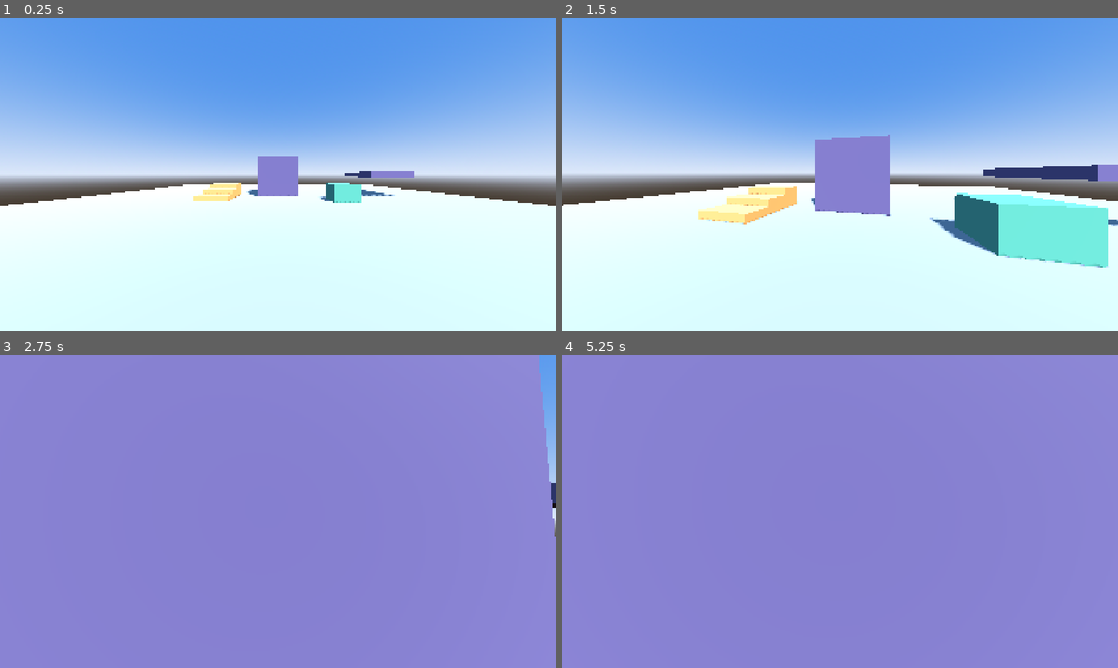
Above: before the commit, frames 1-4 (two rows, left to right).
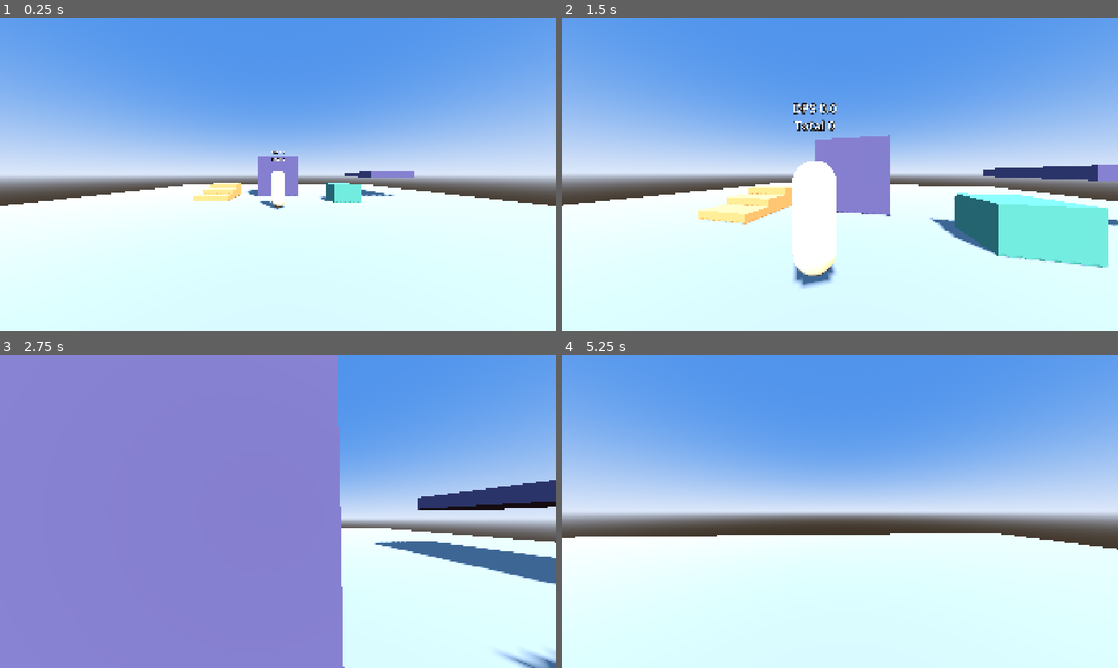
Above: after the commit, the same moments.

Repository: VSennaa/DynMagic
Game: Godot game, scene res://scenes/sandbox/sandbox.tscn
Two runs of this game, one before a commit and one after it. Both use one fixed random seed, a clock stepped at 60 frames per second and the inputs below.
Inputs (mouse positions are in pixels of both pictures, inside the frame that each line leads up to):
- Up to frame 1 (0.25 s): no input
- Up to frame 2 (1.5 s): tap Enter at 0.5 s; move the mouse to (867, 174) at 0.52 s; hold W (move_forward) from 0.53 s (still down); click (867, 174) at 0.6 s; tap Space (jump) at 0.77, 1.07 s; move the mouse to (812, 174) at 1.27 s; click (812, 174) at 1.35 s
- Up to frame 3 (2.75 s): keep holding W (move_forward); tap Space (jump) at 1.52, 1.82 s; move the mouse to (289, 505) at 2.02 s; hold Ctrl (crouch) from 2.03 s (still down); click (289, 505) at 2.3 s
- Up to frame 4 (5.25 s): keep holding W (move_forward); move the mouse to (834, 517) at 2.77 s; release Ctrl (crouch) at 2.78 s; right-click (834, 517) at 2.85 s; tap Space (jump) at 3.02, 3.32, 3.77, 4.07, 4.52, 4.82 s; click (834, 517) at 3.05 s; move the mouse to (878, 514) at 3.52 s; tap Tab (scoreboard) at 3.6 s; click (878, 514) at 3.8 s; move the mouse to (795, 508) at 4.27 s; tap Q (slot_1) at 4.35 s; click (795, 508) at 4.55 s; move the mouse to (845, 511) at 5.02 s; tap E (slot_2) at 5.1 s

The runs differ from the first frame. In frame 1, 0.3% of the frame differs, in the area x 46-52%, y 42-62%; in frame 2, 2.8%; in frame 3, 38%; in frame 4, 100%, in the area x 0-100%, y 0-100%.

Commit message:
feat(spells): Bolt projectile, spell caster and training dummy
SpellCaster spawns the spell scene at the cast origin aimed at the crosshair. Projectiles ray-step each physics tick and hit nodes in the damageable group. The sandbox dummy shows damage numbers and DPS.

Co-Authored-By: Claude Opus 5.5 <noreply@anthropic.com>

Diff:
--- a/data/spells/projectile_direct.tres
+++ b/data/spells/projectile_direct.tres
@@ -1,6 +1,7 @@
-[gd_resource type="Resource" script_class="SpellBase" load_steps=2 format=3]
+[gd_resource type="Resource" script_class="SpellBase" load_steps=3 format=3]
 
 [ext_resource type="Script" path="res://data/spell_base.gd" id="1_base"]
+[ext_resource type="PackedScene" path="res://scenes/spells/bolt.tscn" id="2_scene"]
 
 [resource]
 script = ExtResource("1_base")
@@ -8,6 +9,7 @@
 effect = &"direct"
 display_name = "Seta"
 cast_mode = 0
+scene = ExtResource("2_scene")
 damage = 16.0
 mana_cost = 12.0
 cooldown = 0.35
--- a/scenes/player/player.gd
+++ b/scenes/player/player.gd
@@ -38,6 +38,7 @@
 	_camera.current = is_local
 	_camera.fov = Settings.fov
 	Settings.changed.connect(_on_settings_changed)
+	add_to_group(&"damageable")
 	composer.read_input = is_local
 	composer.validator = _validate_cast
 	composer.cast_requested.connect(_on_cast_requested)
@@ -162,6 +163,13 @@
 
 
 
+## Entry point for spell damage (group "damageable"). Host-only in multiplayer.
+func receive_hit(amount: float, spell: ResolvedSpell, _source: Node) -> void:
+	stats.take_damage(amount)
+	if spell != null and spell.status_id != &"" and bool(spell.param(&"applies_status", false)):
+		stats.apply_status(spell.status_id, spell.status_duration)
+
+
 func _validate_cast(spell: ResolvedSpell) -> StringName:
 	if stats.is_dead:
 		return &"dead"
--- a/scenes/player/player.tscn
+++ b/scenes/player/player.tscn
@@ -1,8 +1,9 @@
-[gd_scene load_steps=5 format=3]
+[gd_scene load_steps=6 format=3]
 
 [ext_resource type="Script" path="res://scenes/player/player.gd" id="1_player"]
 [ext_resource type="Script" path="res://scenes/player/stats.gd" id="2_stats"]
 [ext_resource type="Script" path="res://scenes/player/spell_composer.gd" id="3_composer"]
+[ext_resource type="Script" path="res://scenes/player/spell_caster.gd" id="4_caster"]
 
 [sub_resource type="CapsuleShape3D" id="CapsuleShape3D_body"]
 resource_local_to_scene = true
@@ -32,3 +33,6 @@
 
 [node name="SpellComposer" type="Node" parent="."]
 script = ExtResource("3_composer")
+
+[node name="SpellCaster" type="Node" parent="."]
+script = ExtResource("4_caster")
--- /dev/null
+++ b/scenes/player/spell_caster.gd
@@ -0,0 +1,41 @@
+class_name SpellCaster
+extends Node
+## Spawns the scene of each cast spell at the player's cast origin, aimed at the crosshair.
+
+const AIM_DISTANCE: float = 100.0
+
+@export var player: Player
+
+
+func _ready() -> void:
+	if player == null:
+		player = get_parent() as Player
+	player.spell_cast.connect(_on_spell_cast)
+
+
+## Point under the crosshair: first hit of a ray from the camera, or AIM_DISTANCE ahead.
+func aim_point() -> Vector3:
+	var camera: Camera3D = player.get_aim_camera()
+	var from: Vector3 = camera.global_position
+	var to: Vector3 = from - camera.global_basis.z * AIM_DISTANCE
+	var query: PhysicsRayQueryParameters3D = PhysicsRayQueryParameters3D.create(from, to)
+	query.exclude = [player.get_rid()]
+	var result: Dictionary = player.get_world_3d().direct_space_state.intersect_ray(query)
+	return result["position"] if not result.is_empty() else to
+
+
+func _on_spell_cast(spell: ResolvedSpell) -> void:
+	if spell.scene == null:
+		push_warning("SpellCaster: %s has no scene yet" % spell.key)
+		return
+	var node: SpellNode = spell.scene.instantiate() as SpellNode
+	if node == null:
+		push_error("SpellCaster: %s scene root must extend SpellNode" % spell.key)
+		return
+	var origin: Vector3 = player.cast_origin.global_position
+	var target: Vector3 = aim_point()
+	var direction: Vector3 = target - origin
+	if direction.length_squared() < 0.0001:
+		direction = -player.get_aim_camera().global_basis.z
+	node.setup(spell, player, origin, direction, target)
+	player.get_parent().add_child(node)
--- a/scenes/sandbox/sandbox.tscn
+++ b/scenes/sandbox/sandbox.tscn
@@ -1,6 +1,7 @@
-[gd_scene load_steps=9 format=3]
+[gd_scene load_steps=10 format=3]
 
 [ext_resource type="PackedScene" path="res://scenes/player/player.tscn" id="1_player"]
+[ext_resource type="PackedScene" path="res://scenes/sandbox/training_dummy.tscn" id="2_dummy"]
 
 [sub_resource type="ProceduralSkyMaterial" id="Sky_mat"]
 sky_top_color = Color(0.25, 0.45, 0.85, 1)
@@ -83,3 +84,6 @@
 
 [node name="Player" parent="." instance=ExtResource("1_player")]
 transform = Transform3D(1, 0, 0, 0, 1, 0, 0, 0, 1, 0, 0, 6)
+
+[node name="TrainingDummy" parent="." instance=ExtResource("2_dummy")]
+transform = Transform3D(1, 0, 0, 0, 1, 0, 0, 0, 1, 0, 0, -1)
--- /dev/null
+++ b/scenes/sandbox/training_dummy.gd
@@ -0,0 +1,69 @@
+class_name TrainingDummy
+extends StaticBody3D
+## Target with infinite HP. Shows floating damage numbers and a rolling DPS counter.
+
+const DPS_WINDOW: float = 5.0
+const NUMBER_LIFETIME: float = 0.9
+
+var total_damage: float = 0.0
+var last_hit_spell: StringName = &""
+var statuses: Dictionary[StringName, float] = {}
+
+## [time, amount] pairs inside the DPS window.
+var _recent: Array[Vector2] = []
+var _clock: float = 0.0
+
+@onready var _dps_label: Label3D = $DpsLabel
+
+
+func _ready() -> void:
+	add_to_group(&"damageable")
+
+
+func _process(delta: float) -> void:
+	_clock += delta
+	while not _recent.is_empty() and _clock - _recent[0].x > DPS_WINDOW:
+		_recent.pop_front()
+	for id: StringName in statuses.keys():
+		statuses[id] -= delta
+		if statuses[id] <= 0.0:
+			statuses.erase(id)
+	_dps_label.text = "DPS %.1f\nTotal %.0f%s" % [dps(), total_damage, _status_text()]
+
+
+func receive_hit(amount: float, spell: ResolvedSpell, _source: Node) -> void:
+	total_damage += amount
+	_recent.append(Vector2(_clock, amount))
+	if spell != null:
+		last_hit_spell = spell.key
+		if spell.status_id != &"" and bool(spell.param(&"applies_status", false)):
+			statuses[spell.status_id] = spell.status_duration
+	_spawn_number(amount, spell.color if spell != null else Color.WHITE)
+
+
+func dps() -> float:
+	var sum: float = 0.0
+	for entry: Vector2 in _recent:
+		sum += entry.y
+	return sum / DPS_WINDOW
+
+
+func _status_text() -> String:
+	return "" if statuses.is_empty() else "\n" + ", ".join(statuses.keys())
+
+
+func _spawn_number(amount: float, color: Color) -> void:
+	var label: Label3D = Label3D.new()
+	label.text = "%.0f" % amount
+	label.modulate = color
+	label.billboard = BaseMaterial3D.BILLBOARD_ENABLED
+	label.no_depth_test = true
+	label.font_size = 64
+	label.outline_size = 12
+	label.position = Vector3(randf_range(-0.3, 0.3), 2.1, 0.0)
+	add_child(label)
+	var tween: Tween = label.create_tween()
+	tween.set_parallel(true)
+	tween.tween_property(label, ^"position:y", label.position.y + 0.8, NUMBER_LIFETIME)
+	tween.tween_property(label, ^"modulate:a", 0.0, NUMBER_LIFETIME)
+	tween.chain().tween_callback(label.queue_free)
--- /dev/null
+++ b/scenes/sandbox/training_dummy.tscn
@@ -0,0 +1,33 @@
+[gd_scene load_steps=5 format=3]
+
+[ext_resource type="Script" path="res://scenes/sandbox/training_dummy.gd" id="1_dummy"]
+
+[sub_resource type="CapsuleShape3D" id="Shape_dummy"]
+radius = 0.35
+height = 1.8
+
+[sub_resource type="CapsuleMesh" id="Mesh_dummy"]
+radius = 0.35
+height = 1.8
+
+[sub_resource type="StandardMaterial3D" id="Mat_dummy"]
+albedo_color = Color(0.85, 0.78, 0.6, 1)
+
+[node name="TrainingDummy" type="StaticBody3D"]
+script = ExtResource("1_dummy")
+
+[node name="CollisionShape3D" type="CollisionShape3D" parent="."]
+transform = Transform3D(1, 0, 0, 0, 1, 0, 0, 0, 1, 0, 0.9, 0)
+shape = SubResource("Shape_dummy")
+
+[node name="Mesh" type="MeshInstance3D" parent="."]
+transform = Transform3D(1, 0, 0, 0, 1, 0, 0, 0, 1, 0, 0.9, 0)
+mesh = SubResource("Mesh_dummy")
+surface_material_override/0 = SubResource("Mat_dummy")
+
+[node name="DpsLabel" type="Label3D" parent="."]
+transform = Transform3D(1, 0, 0, 0, 1, 0, 0, 0, 1, 0, 2.5, 0)
+billboard = 1
+font_size = 40
+outline_size = 8
+text = "DPS 0.0"
--- /dev/null
+++ b/scenes/spells/bolt.tscn
@@ -0,0 +1,20 @@
+[gd_scene load_steps=3 format=3]
+
+[ext_resource type="Script" path="res://scenes/spells/projectile.gd" id="1_proj"]
+
+[sub_resource type="SphereMesh" id="Sphere_bolt"]
+radius = 0.08
+height = 0.16
+radial_segments = 12
+rings = 6
+
+[node name="Bolt" type="Node3D"]
+script = ExtResource("1_proj")
+
+[node name="Mesh" type="MeshInstance3D" parent="."]
+transform = Transform3D(1, 0, 0, 0, 1, 0, 0, 0, 3, 0, 0, 0)
+mesh = SubResource("Sphere_bolt")
+
+[node name="Light" type="OmniLight3D" parent="."]
+light_energy = 1.5
+omni_range = 3.0
--- /dev/null
+++ b/scenes/spells/projectile.gd
@@ -0,0 +1,68 @@
+class_name Projectile
+extends SpellNode
+## Ray-stepped projectile (no tunneling at 45-70 m/s). Used by Bolt; Orb and Seed extend it.
+## Params read from the resolved spell: speed, lifetime, max_range, gravity.
+
+var velocity: Vector3 = Vector3.ZERO
+var _travelled: float = 0.0
+var _age: float = 0.0
+var _lifetime: float = 2.5
+var _max_range: float = INF
+var _gravity: float = 0.0
+var _exclude: Array[RID] = []
+
+@onready var _mesh: MeshInstance3D = get_node_or_null(^"Mesh") as MeshInstance3D
+@onready var _light: OmniLight3D = get_node_or_null(^"Light") as OmniLight3D
+
+
+func _ready() -> void:
+	velocity = direction * float(spell.param(&"speed", 30.0))
+	_lifetime = float(spell.param(&"lifetime", 5.0))
+	_max_range = float(spell.param(&"max_range", INF))
+	_gravity = float(spell.param(&"gravity", 0.0))
+	var body: CollisionObject3D = caster as CollisionObject3D
+	if body != null:
+		_exclude.append(body.get_rid())
+	_apply_color(spell.color)
+
+
+func _physics_process(delta: float) -> void:
+	_age += delta
+	velocity.y -= _gravity * delta
+	var from: Vector3 = global_position
+	var to: Vector3 = from + velocity * delta
+	var query: PhysicsRayQueryParameters3D = PhysicsRayQueryParameters3D.create(from, to)
+	query.exclude = _exclude
+	query.collide_with_areas = false
+	var result: Dictionary = get_world_3d().direct_space_state.intersect_ray(query)
+	if not result.is_empty():
+		global_position = result["position"]
+		_on_impact(result["position"], result["normal"], result["collider"])
+		return
+	global_position = to
+	_travelled += from.distance_to(to)
+	if _travelled >= _max_range or _age >= _lifetime:
+		_on_expire()
+
+
+## Direct hit: damage + optional status. Subclasses override for explosions and zones.
+func _on_impact(_point: Vector3, _normal: Vector3, collider: Object) -> void:
+	hit(find_damageable(collider))
+	queue_free()
+
+
+func _on_expire() -> void:
+	queue_free()
+
+
+func _apply_color(color: Color) -> void:
+	if _mesh != null:
+		var mat: StandardMaterial3D = StandardMaterial3D.new()
+		mat.albedo_color = color
+		mat.emission_enabled = true
+		mat.emission = color
+		mat.emission_energy_multiplier = 3.0
+		mat.shading_mode = BaseMaterial3D.SHADING_MODE_UNSHADED
+		_mesh.material_override = mat
+	if _light != null:
+		_light.light_color = color
--- /dev/null
+++ b/scenes/spells/spell_node.gd
@@ -0,0 +1,35 @@
+class_name SpellNode
+extends Node3D
+## Base for every spawned spell. SpellCaster calls setup() before adding it to the tree.
+
+var spell: ResolvedSpell
+var caster: Node3D
+## Normalized aim direction from the cast origin.
+var direction: Vector3 = Vector3.FORWARD
+## Point under the crosshair (for area spells and previews).
+var target_point: Vector3 = Vector3.ZERO
+
+
+func setup(p_spell: ResolvedSpell, p_caster: Node3D, origin: Vector3, p_direction: Vector3, p_target: Vector3) -> void:
+	spell = p_spell
+	caster = p_caster
+	direction = p_direction.normalized()
+	target_point = p_target
+	position = origin
+
+
+## Deals this spell's damage (scaled) to a target in the "damageable" group.
+func hit(target: Node, damage_scale: float = 1.0) -> void:
+	if target == null or target == caster or not target.is_in_group(&"damageable"):
+		return
+	target.call(&"receive_hit", spell.damage * damage_scale, spell, caster)
+
+
+## Walks up from a collider to the node that owns receive_hit (colliders can be children).
+static func find_damageable(collider: Object) -> Node:
+	var node: Node = collider as Node
+	while node != null:
+		if node.is_in_group(&"damageable"):
+			return node
+		node = node.get_parent()
+	return null
Not shown, added: scenes/player/spell_caster.gd.uid
Not shown, added: scenes/sandbox/training_dummy.gd.uid
Not shown, added: scenes/spells/projectile.gd.uid
Not shown, added: scenes/spells/spell_node.gd.uid
Not shown, changed: docs/ROADMAP.md
